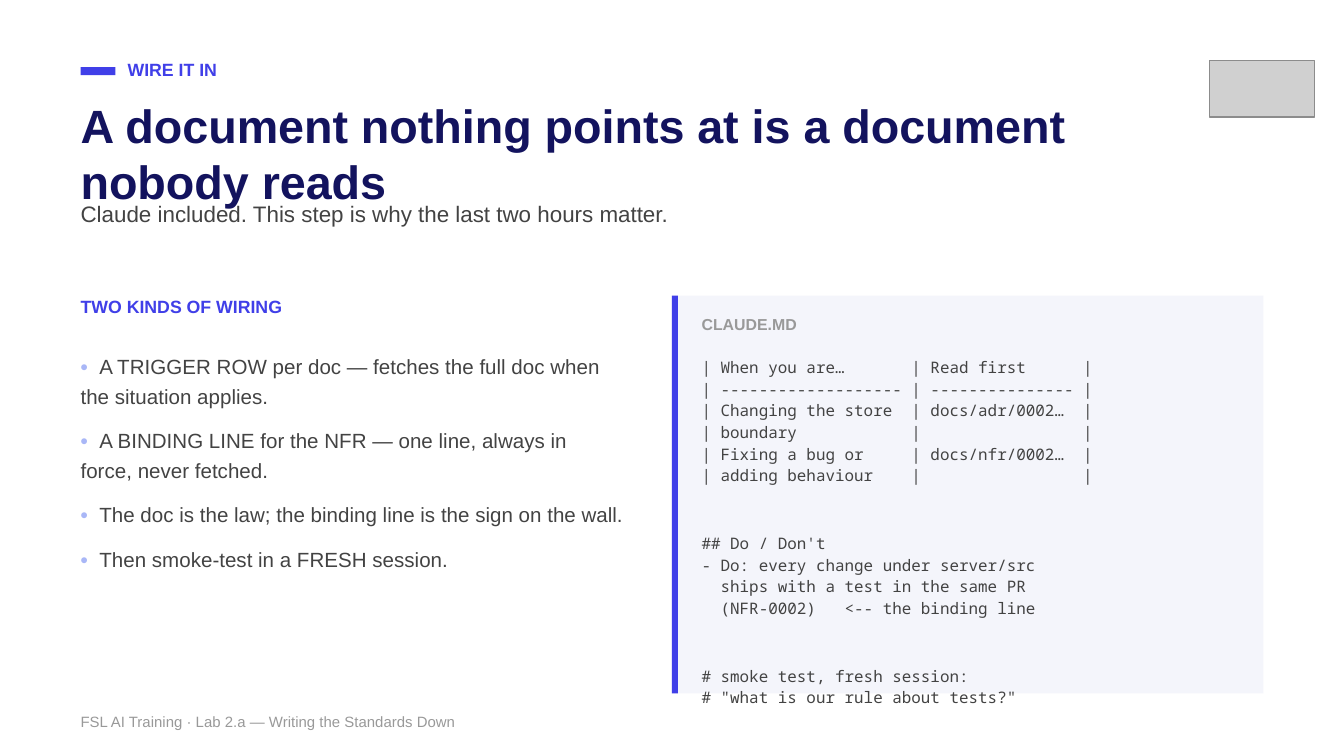
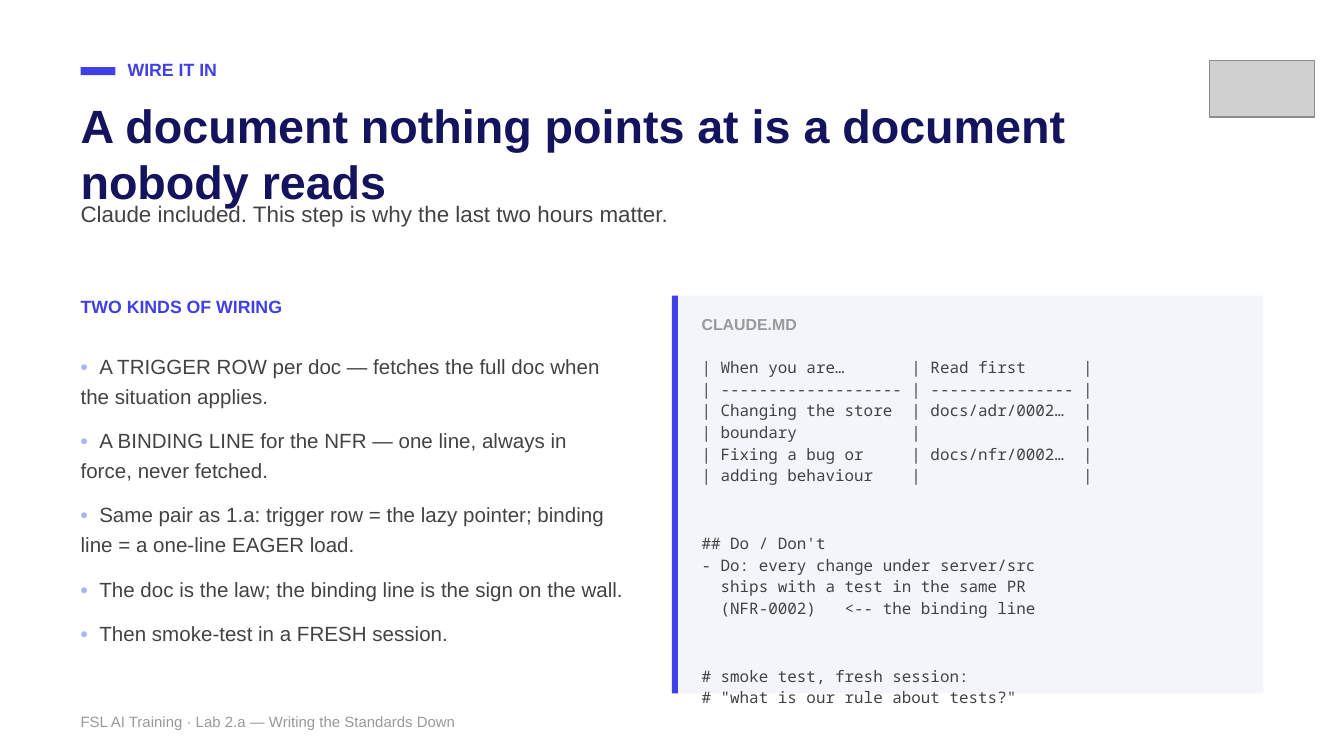
Before and after one commit to mike-tajmajer-fullstacklabs/fsl-taskboard-lab, a slide deck: slide 26 of docs/instructor/lab-2a-writing-the-standards-down.pptx (slide 27 before the commit). Drawn at 1344x756 pixels with LibreOffice and Linux fonts; fonts in the diff are those of the drawing; grey boxes stand for pictures. Boxes give left, top, right and bottom in pixels: in the first picture for what was removed or moved away, otherwise in the second. Text is boxed around its words. In the diff, an @@ line names an element or a change of style, - is before the commit and + after.

```diff
--- a/docs/instructor/lab-2a-writing-the-standards-down.pptx
+++ b/docs/instructor/lab-2a-writing-the-standards-down.pptx
@@ text at <box>81,507,603,552</box>: paragraph added @@
+• Same pair as 1.a: trigger row = the lazy pointer; binding line = a one-line EAGER load.
```
Also in this commit, not shown: 6 other slides changed, 1 slide added, 2 slides removed, 7 other files.
